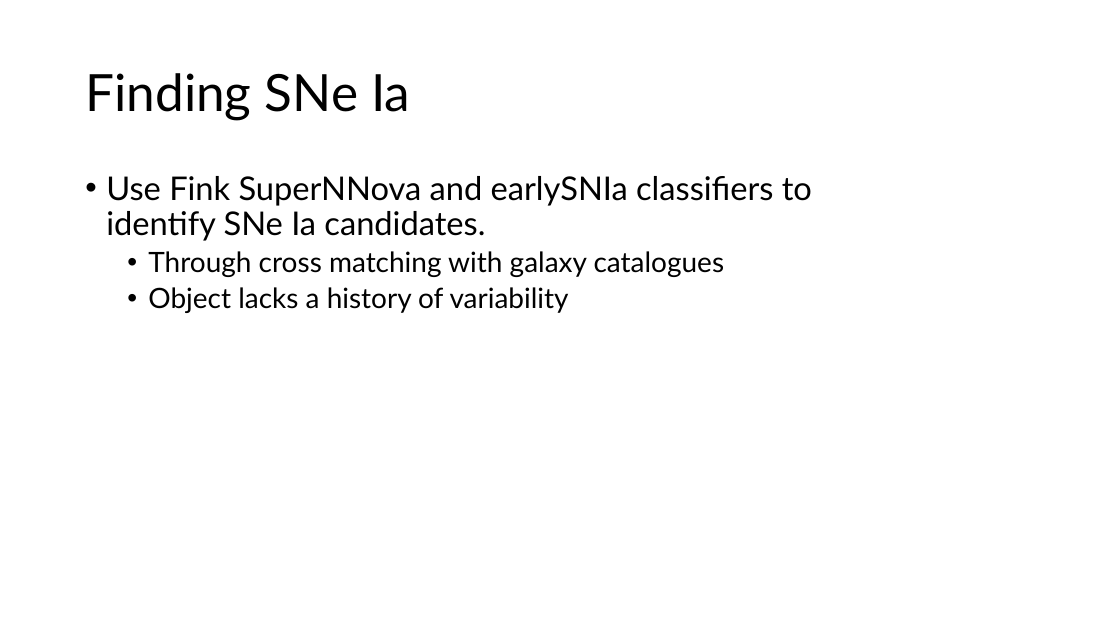
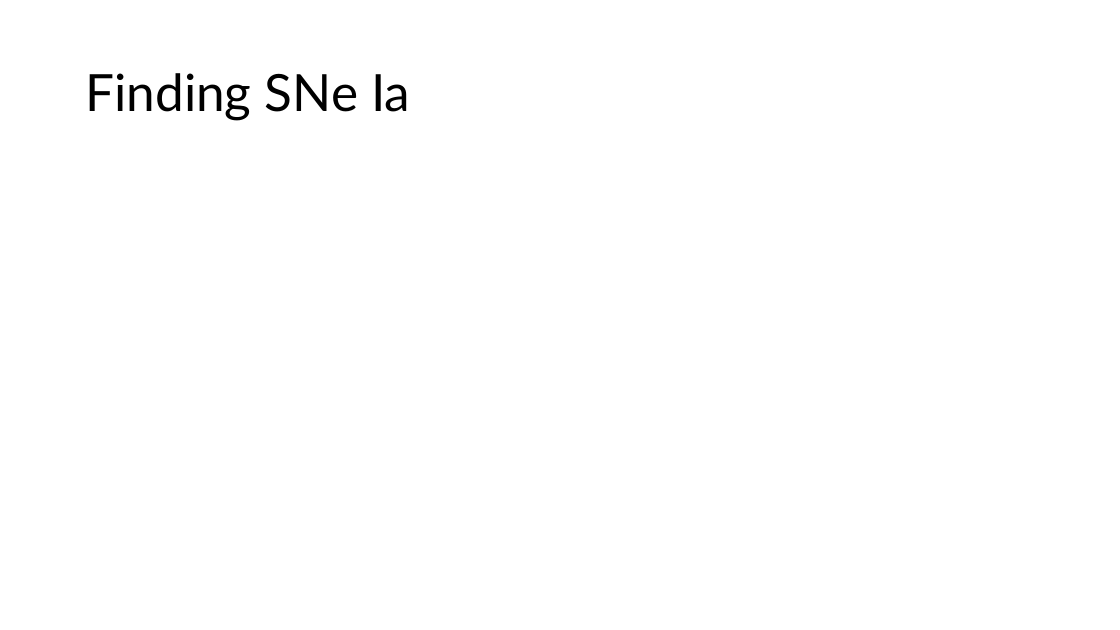
Before and after one commit to Webd0g/Honours_Project, a slide deck: slide 7 of Oral_presentation/Oral_Presentation.pptx. Drawn at 1120x630 pixels with LibreOffice and Linux fonts; fonts in the diff are those of the drawing; grey boxes stand for pictures; background and template pictures are left out. Boxes give left, top, right and bottom in pixels: in the first picture for what was removed or moved away, otherwise in the second. Text is boxed around its words. In the diff, an @@ line names an element or a change of style, - is before the commit and + after.

Commit message:
1/05/2026: last iterations were made on the literature review and oral presentation slides they are ready for Anais to give feedback on. Data ingestion script works but is still very manual when picking filters, needs to be smoother and communicate errors better. Lastly object classification scores are working now too and I have gotten a script that collects them nicley from data_ingestion

```diff
--- a/Oral_presentation/Oral_Presentation.pptx
+++ b/Oral_presentation/Oral_Presentation.pptx
@@ text removed at bbox=[106, 176, 812, 313] @@
-• Use Fink SuperNNova and earlySNIa classifiers to identify SNe Ia candidates.
-  • Through cross matching with galaxy catalogues
-  • Object lacks a history of variability
```
Also in this commit, not shown: 2 other slides changed, 6 other files.
